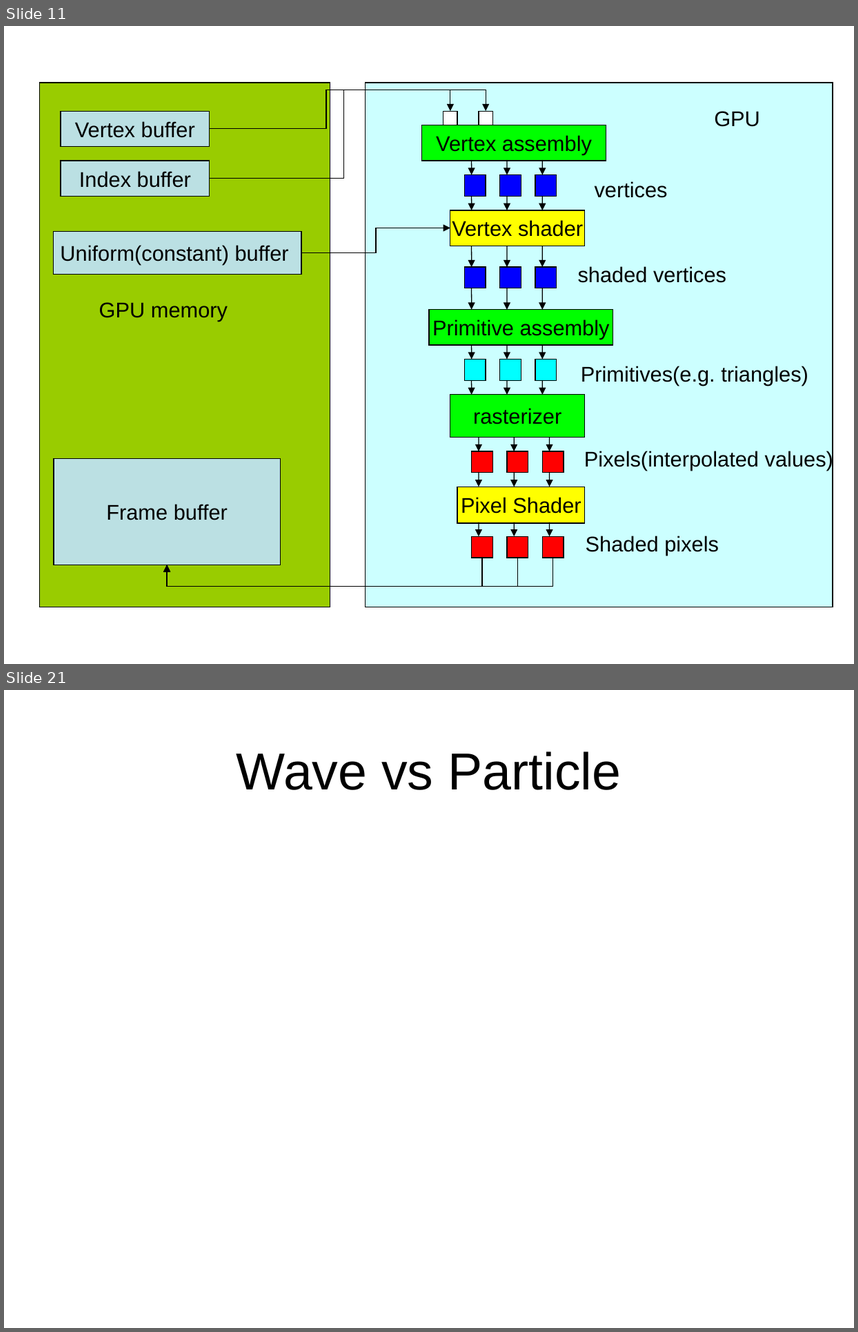
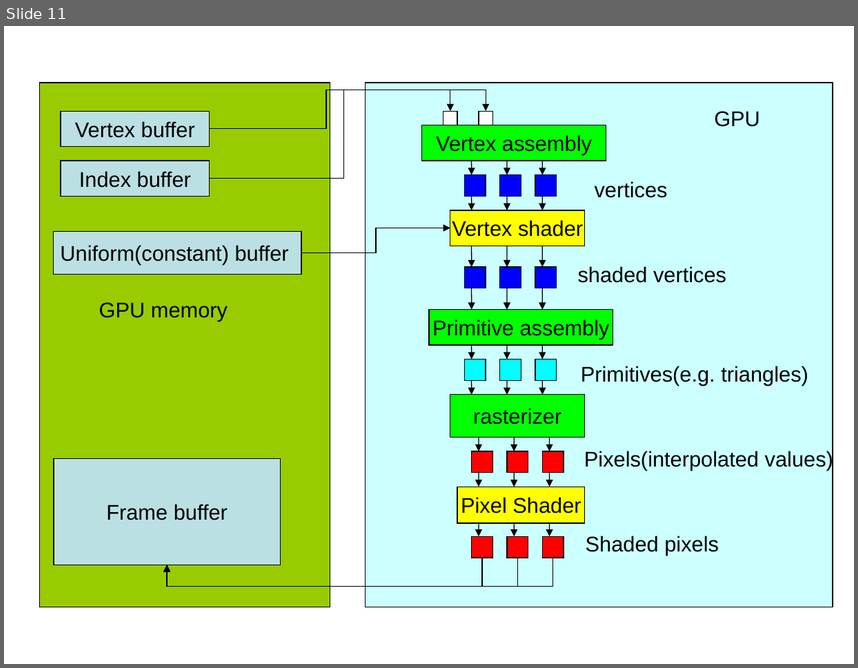
Before and after one commit to ianslayer/gpu_course, a slide deck: course5/course5.ppt. Shown one above the other, each under a label of ours: slides 11 and 21 before the commit, slide 11 after it; the slides between them are not shown. The pictures are 858x1332 and 858x668 pixels, drawn with LibreOffice and Linux fonts; fonts in the diff are those of the drawing. Boxes give left, top, right and bottom in pixels: in the first picture for what was removed or moved away, otherwise in the second. Text is boxed around its words. In the diff, an @@ line names an element or a change of style, - is before the commit and + after.

```diff
--- a/course5/course5.ppt
+++ b/course5/course5.ppt
@@ slide 21 removed at [4, 690, 854, 1328], background #FFFFFF @@
@@ title removed at [237, 751, 621, 790] @@
-Wave vs Particle
```
Also in this commit, not shown: 1 slide changed, 6 other slides removed, 2 other files.
